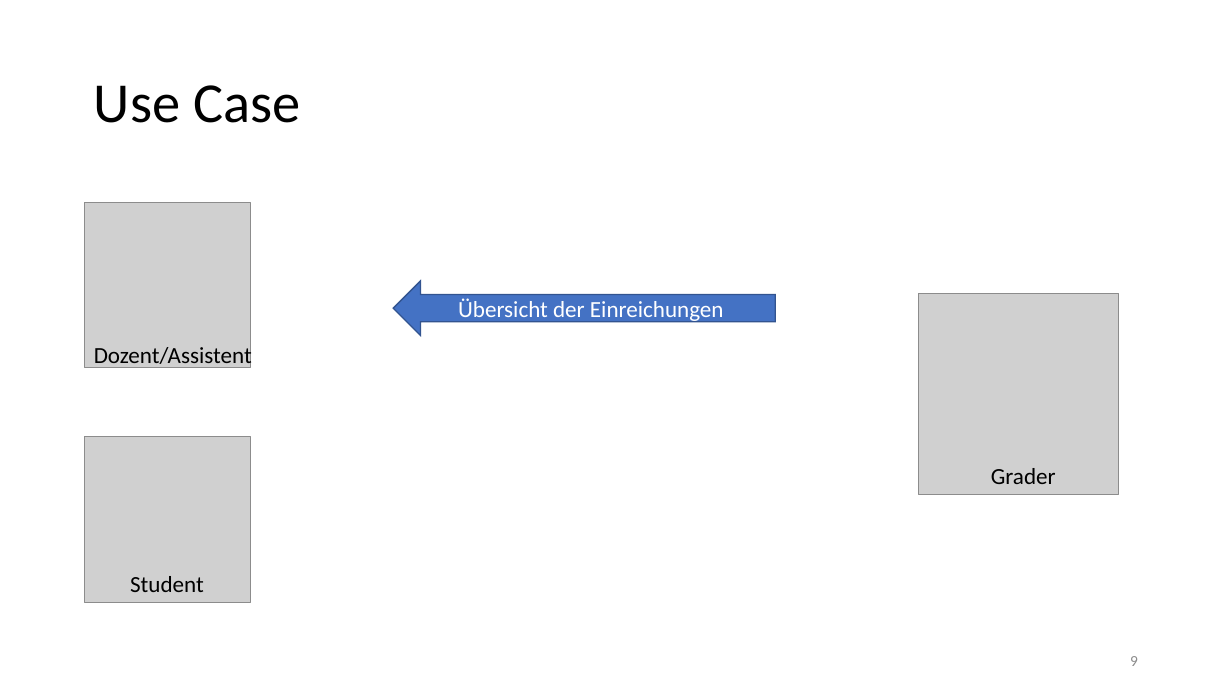
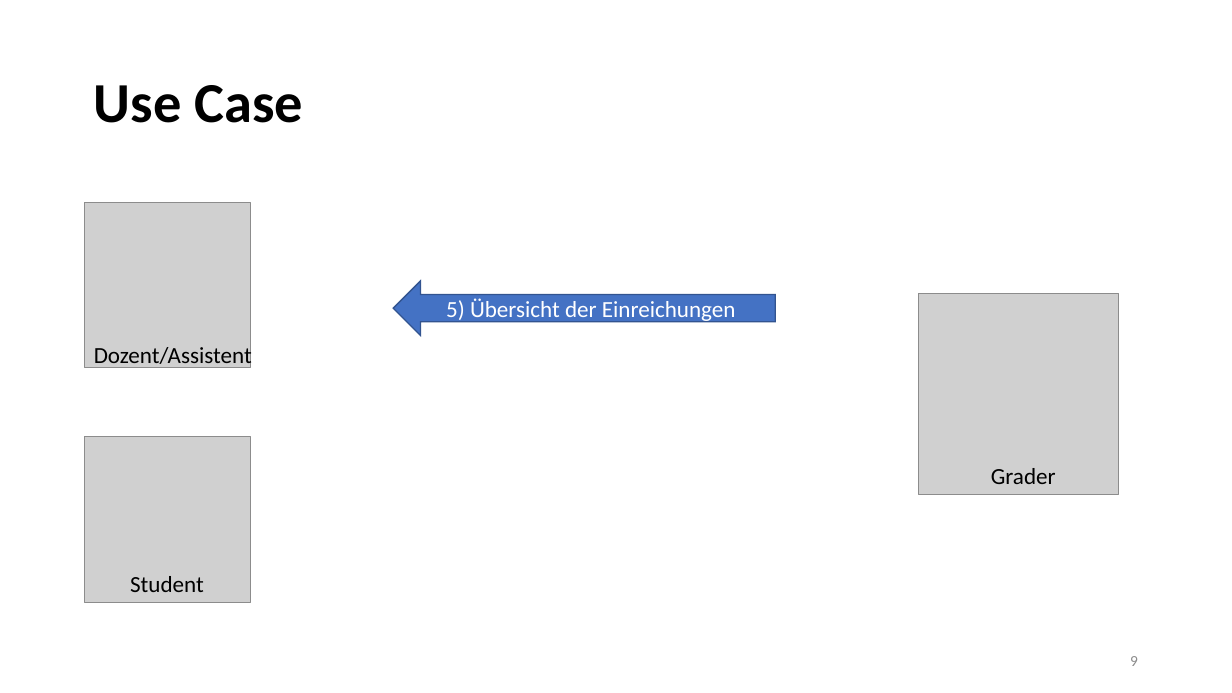
Before and after one commit to ooemperor/PSEGrader-Deliverables, a slide deck: slide 9 of Presentations/Requirements.pptx. Drawn at 1232x693 pixels with LibreOffice and Linux fonts; fonts in the diff are those of the drawing; grey boxes stand for pictures. Boxes give left, top, right and bottom in pixels: in the first picture for what was removed or moved away, otherwise in the second. Text is boxed around its words. In the diff, an @@ line names an element or a change of style, - is before the commit and + after.

```diff
--- a/Presentations/Requirements.pptx
+++ b/Presentations/Requirements.pptx
@@ title "Use Case" at bbox=[94, 85, 303, 123]: bold on @@
@@ text in left arrow at bbox=[446, 298, 736, 323]: text changed @@
-Übersicht der Einreichungen
+5) Übersicht der Einreichungen
```
Also in this commit, not shown: 10 other slides changed, 2 slides added.
